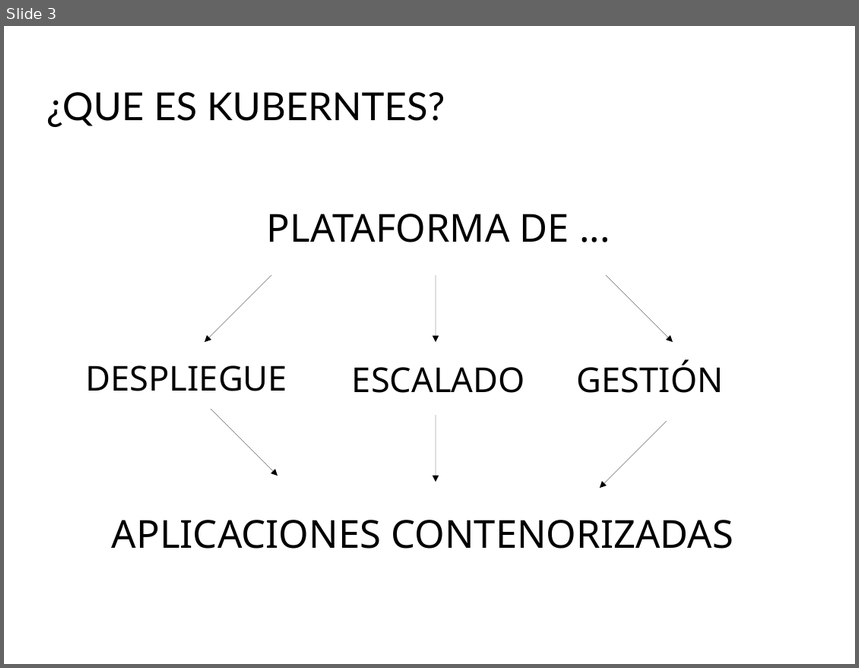
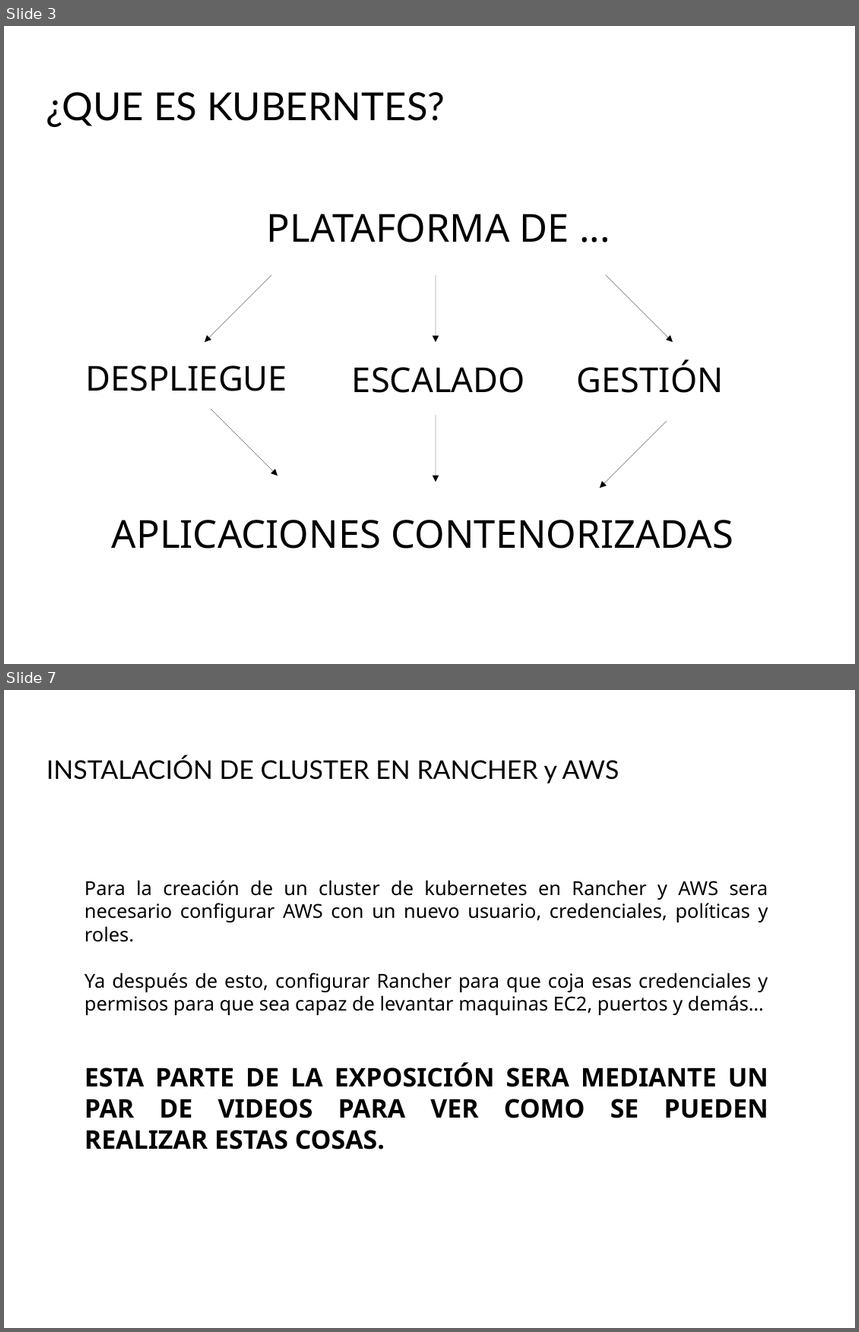
Before and after one commit to Juanjosegongora/kubernetes, a slide deck: proyecto_kubernetes.odp. Shown one above the other, each under a label of ours: slide 3 before the commit, slides 3 and 7 after it; the slides between them are not shown. The pictures are 859x668 and 859x1332 pixels, drawn with LibreOffice and Linux fonts; fonts in the diff are those of the drawing; background and template pictures are left out. Boxes give left, top, right and bottom in pixels: in the first picture for what was removed or moved away, otherwise in the second. Text is boxed around its words. In the diff, an @@ line names an element or a change of style, - is before the commit and + after.

```diff
--- a/proyecto_kubernetes.odp
+++ b/proyecto_kubernetes.odp
@@ slide 7 added at bbox=[4, 690, 855, 1328], background picture (left out) @@
@@ title added at bbox=[47, 757, 620, 783], 24 pt, text #000000 @@
+INSTALACIÓN DE CLUSTER EN RANCHER y AWS
@@ text added at bbox=[85, 880, 769, 1150], 18 pt, text #000000 @@
+Para la creación de un cluster de kubernetes en Rancher y AWS sera necesario configurar AWS con un nuevo usuario, credenciales, políticas y roles.
+Ya después de esto, configurar Rancher para que coja esas credenciales y permisos para que sea capaz de levantar maquinas EC2, puertos y demás…
+ESTA PARTE DE LA EXPOSICIÓN SERA MEDIANTE UN PAR DE VIDEOS PARA VER COMO SE PUEDEN REALIZAR ESTAS COSAS.
```
Also in this commit, not shown: 2 slides changed, 3 other slides added, 1 other file.
